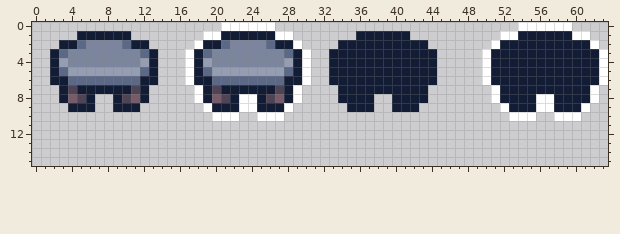
One commit to this pixel-art sprite: sprites/wood_stool/black_wood_stool.png. Above: the version before the commit.
The file is 64x16 pixels.
New version:
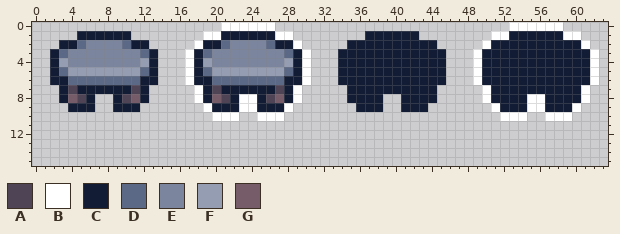
Palette (. is transparent): A #4f4356  B #ffffff  C #121d35  D #5b6987  E #7b869e  F #949db1  G #765b69
Edits made:
Colour B now appears in row 0 at x 53; in row 1 at x 51; in row 2 at x 50; in rows 3 to 6 at x 49; in rows 7 to 8 at x 50; in row 9 at x 51.
Colour B now appears in row 10 at x 52 and 57.
The author changed colour C to colour B in row 1 at x 59; in row 2 at x 61; in rows 3 to 6 at x 62; in row 7 at x 61; in row 8 at x 55 and 61; in row 9 at x 55 and 60.
Colour C now appears in row 1 at x 42; in row 2 at x 44; in rows 3 to 6 at x 45; in row 7 at x 44; in row 8 at x 38 and 44; in row 9 at x 38 and 43.
The author changed colour B to colour C in row 1 at x 53; in row 2 at x 51; in rows 3 to 6 at x 50; in row 7 at x 51; in row 8 at x 51 and 57; in row 9 at x 52 and 57.
Colour B is gone in row 0 at x 59; in row 1 at x 61; in row 2 at x 62; in rows 3 to 6 at x 63; in rows 7 to 8 at x 62; in row 9 at x 61.
Colour B is gone in row 10 at x 55 and 60.
Colour C is gone in row 1 at x 36; in row 2 at x 34; in rows 3 to 6 at x 33; in row 7 at x 34; in row 8 at x 34 and 40; in row 9 at x 35 and 40.
Boxes around the changes in both pictures, in picture pixels (x1, y1, x2, y2):
changed: (329, 22, 608, 121)
